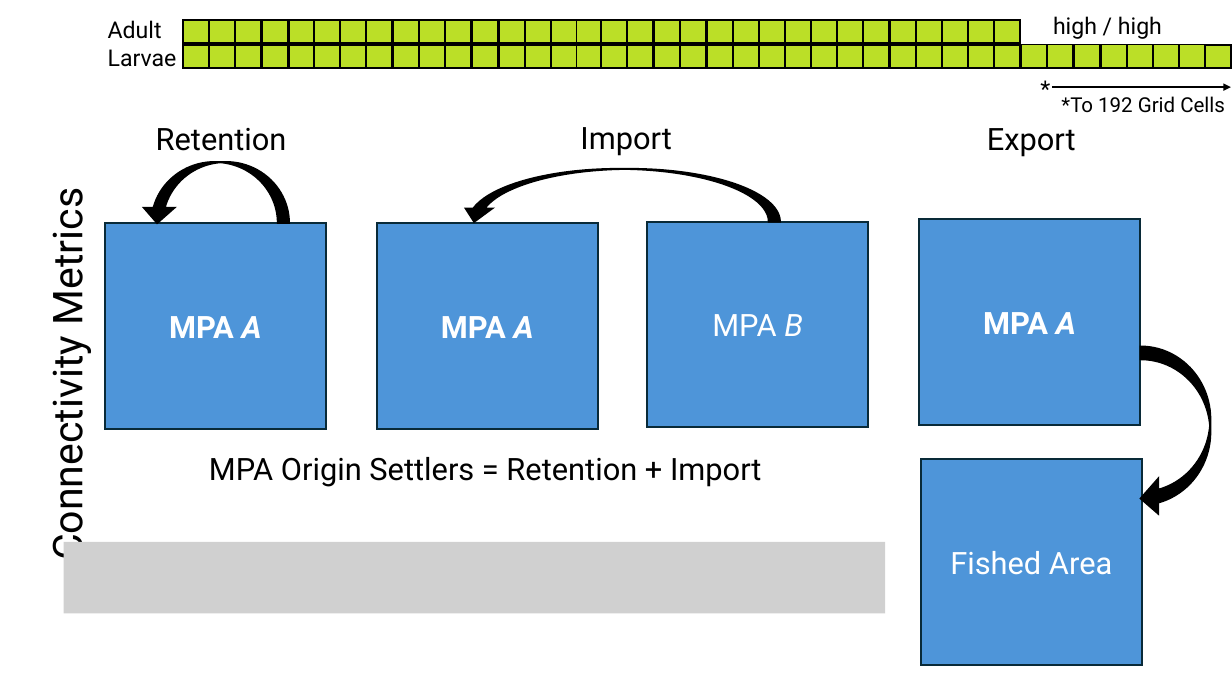
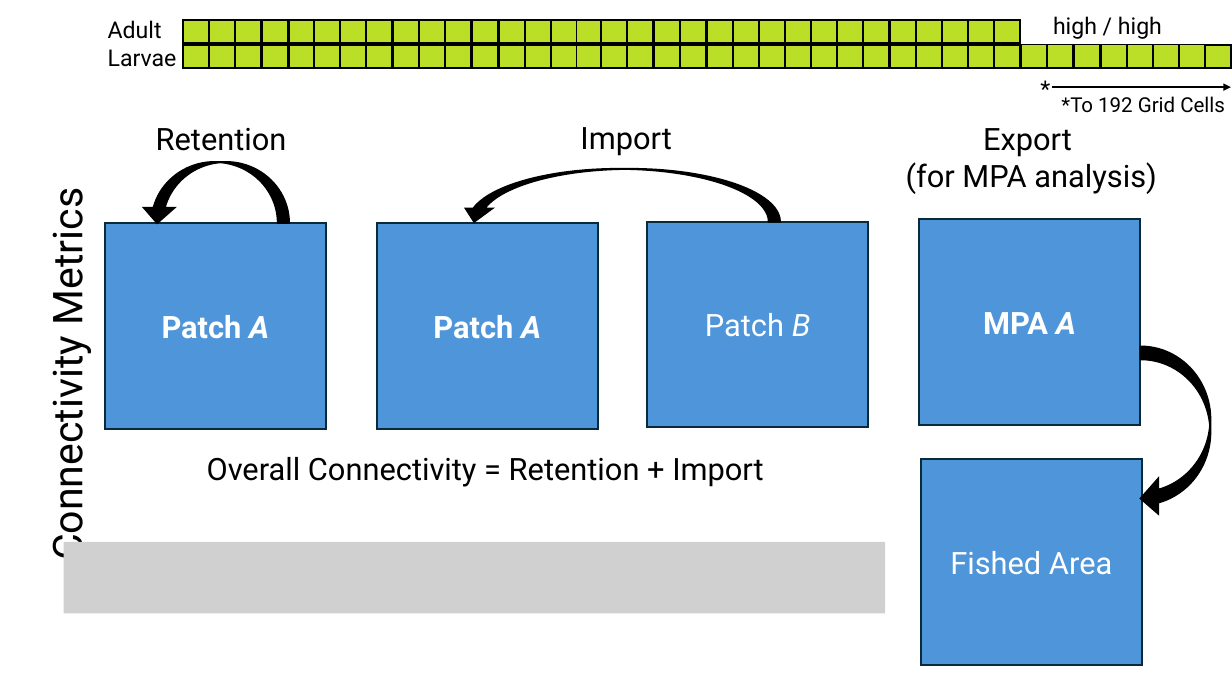
Before and after one commit to acaughman/lifestage_movement_conservation, a slide deck: slide 2 of figs/fig1.pptx. Drawn at 1232x693 pixels with LibreOffice and Linux fonts; fonts in the diff are those of the drawing; grey boxes stand for pictures. Boxes give left, top, right and bottom in pixels: in the first picture for what was removed or moved away, otherwise in the second. Text is boxed around its words. In the diff, an @@ line names an element or a change of style, - is before the commit and + after.

```diff
--- a/figs/fig1.pptx
+++ b/figs/fig1.pptx
@@ text at [906, 162, 1157, 194]: paragraph added @@
+(for MPA analysis)
@@ text in rectangle at [162, 315, 269, 339]: text changed @@
-MPA A
+Patch A
@@ text in rectangle at [433, 315, 541, 339]: text changed @@
-MPA A
+Patch A
@@ text in rectangle at [705, 313, 811, 337]: text changed @@
-MPA B
+Patch B
@@ text at [207, 457, 763, 487]: text changed @@
-MPA Origin Settlers = Retention + Import
+Overall Connectivity = Retention + Import
```
Also in this commit, not shown: 47 other files.
